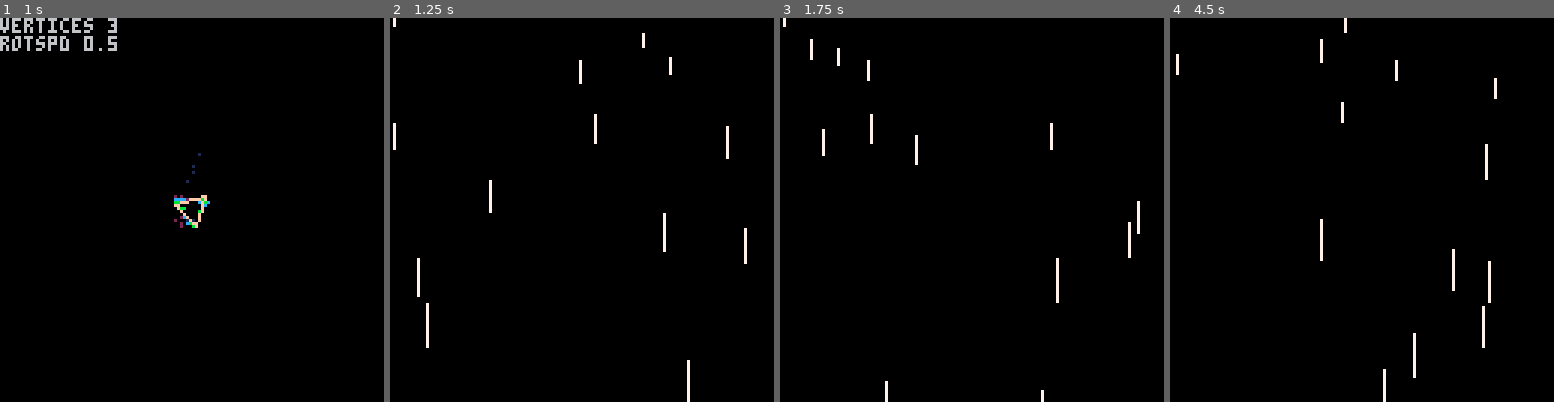
Above: before the commit, frames 1-4 (left to right).
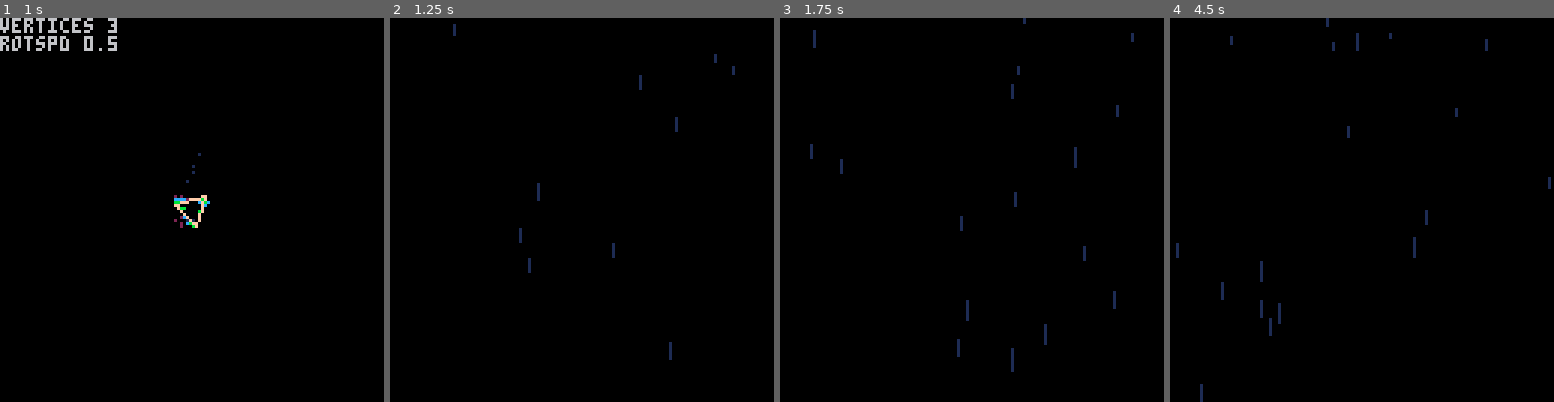
Above: after the commit, the same moments.

Repository: CRBroughton/pico-particles
Game: PICO-8 cartridge pico-particles.p8
The game is run twice, just before and just after one commit, with the same random seed, the same clock (stepped at 60 frames per second) and the same inputs.
Inputs:
- Up to frame 1 (1 s): tap X (X key) at 0.33 s; tap O (Z key) at 0.7 s
- Up to frame 2 (1.25 s): tap X (X key) at 1.07 s
- Up to frame 3 (1.75 s): hold Right from 1.6 s (still down); tap O (Z key) at 1.7 s
- Up to frame 4 (4.5 s): tap X (X key) at 1.85, 2.97, 4.08 s; release Right at 2.1 s; tap O (Z key) every 0.4 s from 2.1 to 4.1 s; hold Up 2.15-2.42 s; hold Right 2.47-3.03 s; hold Left 3.08-3.58 s; hold Down 3.63-3.97 s; hold Right from 4.02 s (still down)

Frame 1 is identical in both runs. In frame 2, 1.1% of the frame differs, in the area x 0-93%, y 0-100%; in frame 3, 1.2%; in frame 4, 1.4%, in the area x 1-100%, y 0-100%.

Commit message:
feat: :sparkles: slightly different colours

Diff:
--- a/rain.lua
+++ b/rain.lua
@@ -25,7 +25,7 @@
                 if (done) return
 
                 x += xSpeed
-                ySpeed += 0.92
+                ySpeed += 0.1
                 y += ySpeed
 
                 if y > 127 then
@@ -35,9 +35,7 @@
 
             draw = function()
                 if (done) return
-
-
-                line(x, y, x + xSpeed, y + ySpeed, 7)
+                line(x, y, x + xSpeed, y + ySpeed, rnd(2))
             end
 
 
@@ -50,7 +48,6 @@
         end
     end
 
-    self.spawn()
 
     function self.raining()
         local random = rnd(5)
@@ -73,6 +70,6 @@
         end
     end
 
-
+    self.spawn()
     return self
 end
